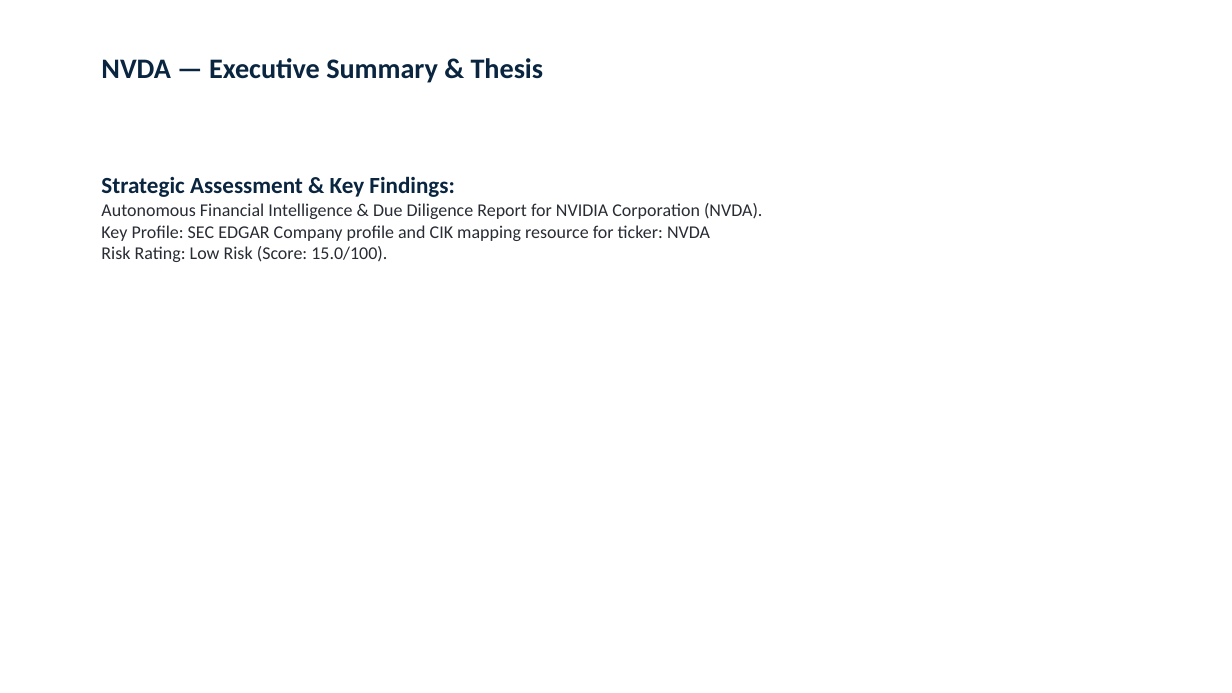
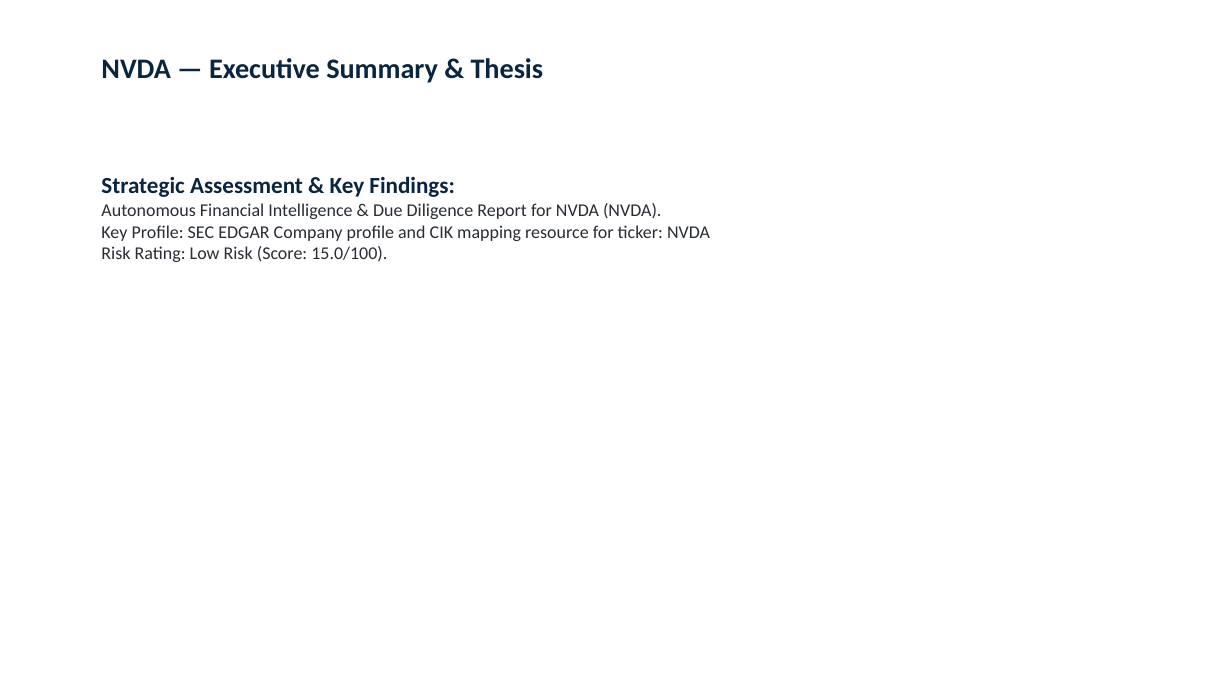
Before and after one commit to rhythem27/Aether, a slide deck: slide 2 of exports/pitchbooks/NVDA_Institutional_Pitchbook.pptx. Drawn at 1232x693 pixels with LibreOffice and Linux fonts; fonts in the diff are those of the drawing. Boxes give left, top, right and bottom in pixels: in the first picture for what was removed or moved away, otherwise in the second. Text is boxed around its words. In the diff, an @@ line names an element or a change of style, - is before the commit and + after.

```diff
--- a/exports/pitchbooks/NVDA_Institutional_Pitchbook.pptx
+++ b/exports/pitchbooks/NVDA_Institutional_Pitchbook.pptx
@@ text at (101,203,710,262): text changed @@
-Autonomous Financial Intelligence & Due Diligence Report for NVIDIA Corporation (NVDA).
-Key Profile: SEC EDGAR Company profile and CIK mapping resource for ticker: NVDA
-Risk Rating: Low Risk (Score: 15.0/100).
+Autonomous Financial Intelligence & Due Diligence Report for NVDA (NVDA).
+Key Profile: SEC EDGAR Company profile and CIK mapping resource for ticker: NVDA
+Risk Rating: Low Risk (Score: 15.0/100).
```
Also in this commit, not shown: 1 other slide changed, 10 other files.
